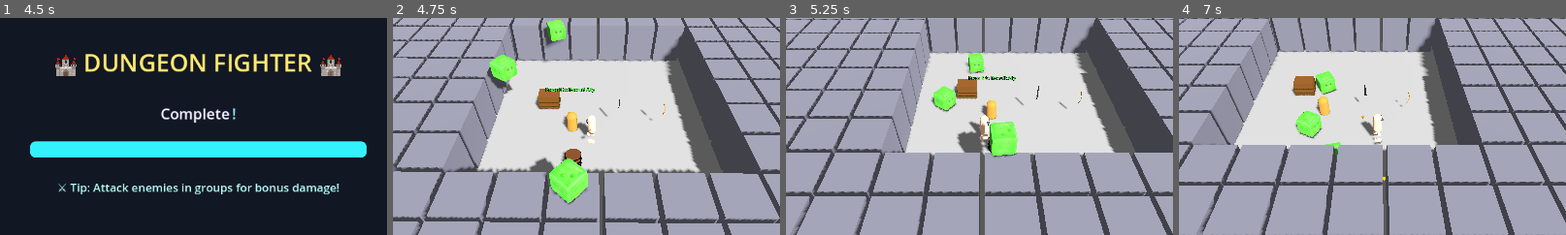
Above: before the commit, frames 1-4 (left to right).
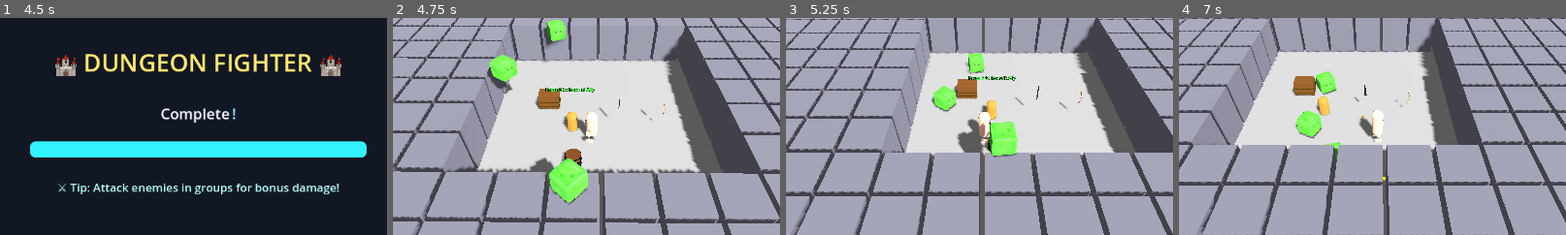
Above: after the commit, the same moments.

Repository: thaner66666666/game-1
Game: Godot game, scene res://Scenes/main.tscn
Two runs of this game, one before a commit and one after it. Both use one fixed random seed, a clock stepped at 60 frames per second and the inputs below.
Inputs (mouse positions are % of the whole screen's width and height, from its top left):
- Up to frame 1 (4.5 s): tap Enter at 0.5, 4.25 s; move the mouse to (72, 45) at 0.52 s; hold D (move_right) 0.53-1.28 s; click (72, 45) at 0.6 s; move the mouse to (30, 55) at 1.27 s; hold S (move_down) 1.28-2.03 s; tap Space (dash) at 1.35, 3.5, 4.35 s; move the mouse to (60, 28) at 2.02 s; hold D (move_right) 2.03-2.78 s; hold Q (drop_weapon) 2.03-2.78 s; move the mouse to (45, 70) at 2.77 s; hold W (move_up) 2.78-3.53 s; tap E (interaction) at 2.85 s; click (45, 70) at 2.92 s; move the mouse to (80, 65) at 3.52 s; hold A (move_left) from 3.53 s (still down); click (80, 65) at 3.6 s; move the mouse to (20, 35) at 4.27 s
- Up to frame 2 (4.75 s): keep holding A (move_left)
- Up to frame 3 (5.25 s): move the mouse to (55, 50) at 5.02 s; release A (move_left) at 5.03 s; hold S (move_down) from 5.03 s (still down); hold Q (drop_weapon) from 5.03 s (still down); click (55, 50) at 5.17 s
- Up to frame 4 (7 s): move the mouse to (35, 25) at 5.77 s; release S (move_down) at 5.78 s; release Q (drop_weapon) at 5.78 s; hold D (move_right) 5.78-6.53 s; tap E (interaction) at 5.85 s; move the mouse to (72, 45) at 6.52 s; hold W (move_up) from 6.53 s (still down); click (72, 45) at 6.6 s
The pictures show only the part of the screen within x 24-74%, y 25-75%; the shares and areas given below are measured in that part.

Frame 1 is identical in both runs. In frame 2, 0.3% of the frame differs, in the area x 47-53%, y 43-59%; in frame 3, 0.3%; in frame 4, 0.3%, in the area x 46-53%, y 42-59%.

Commit message:
Stable Alies

Diff:
--- a/allies/ally.gd
+++ b/allies/ally.gd
@@ -64,10 +64,12 @@
 	collision_mask = 3 | 8
 
 func _create_character_appearance():
-	# Generate random character appearance
+	# Generate random character appearance with varied skin tones
 	var config = CharacterGenerator.generate_random_character_config()
-	config["skin_tone"] = Color(0.7, 0.8, 1.0)  # Blue tint for allies
+	# Don't override skin_tone - let it use the random one from generate_random_character_config()
 	CharacterAppearanceManager.create_player_appearance(self, config)
+	print("🎨 Created ally with skin tone: ", config["skin_tone"])
+
 
 func _setup_foot_references() -> void:
 	# Wait multiple frames to ensure nodes are fully created
--- a/dot gds/player.gd
+++ b/dot gds/player.gd
@@ -223,6 +223,12 @@
 		combat_component.attack_state_changed.connect(_on_combat_attack_state_changed)
 	# Initialize blinking system
 	_reset_blink_timer()
+
+	# Apply random skin tone to player
+	var config = CharacterGenerator.generate_random_character_config()
+	CharacterAppearanceManager.create_player_appearance(self, config)
+	print("🎨 Player skin tone: ", config["skin_tone"])
+
 
 func _setup_player():
 	add_to_group("player")
@@ -841,3 +847,10 @@
 # Disabled staff logic for now
 # case int(WeaponResource.WeaponType.STAFF):
 # ...existing code...
+
+
+func test_skin_tones():
+	print("=== TESTING SKIN TONES ===")
+	for i in range(5):
+		var config = CharacterGenerator.generate_random_character_config()
+		print("Test ", i, " skin tone: ", config["skin_tone"])
